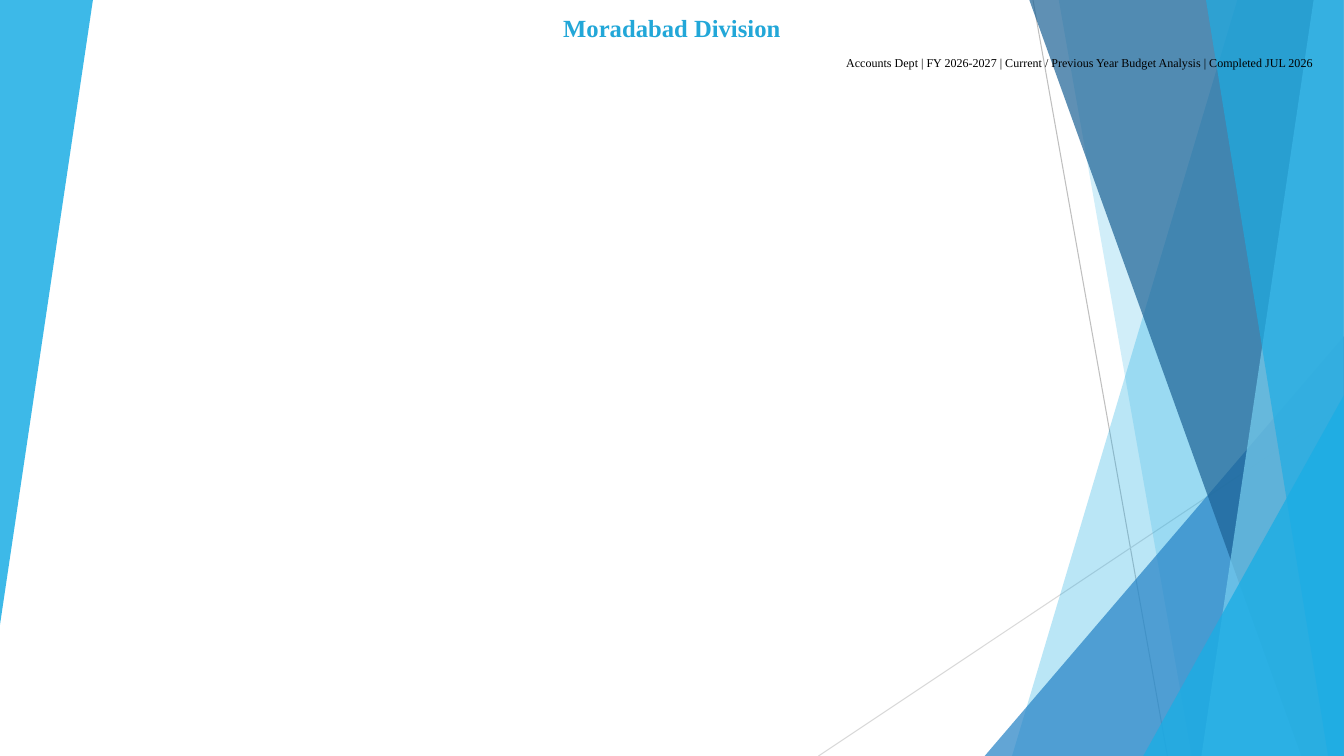
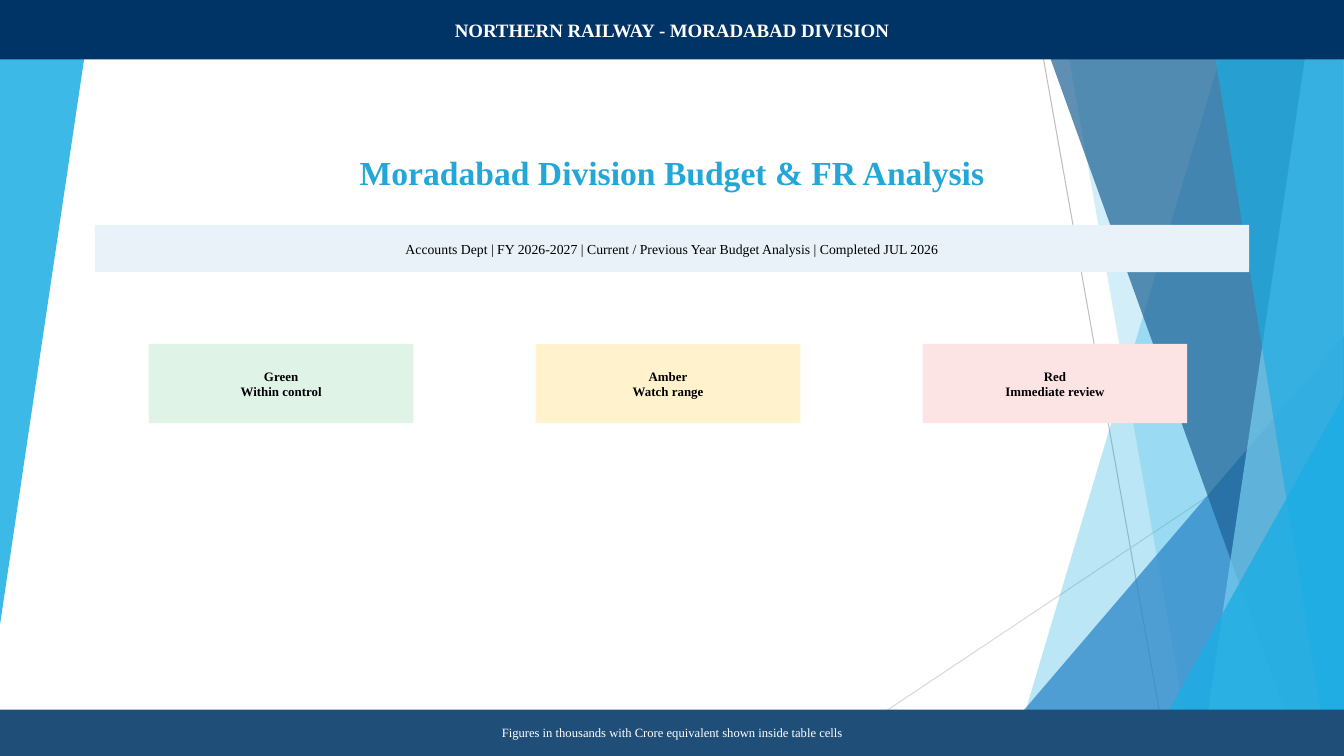
Before and after one commit to girishtiwari007/MB-BUDGET, a slide deck: slide 1 of exports/Moradabad_Division_Current_Year_Budget_Analysis.pptx. Drawn at 1344x756 pixels with LibreOffice and Linux fonts; fonts in the diff are those of the drawing. Boxes give left, top, right and bottom in pixels: in the first picture for what was removed or moved away, otherwise in the second. Text is boxed around its words. In the diff, an @@ line names an element or a change of style, - is before the commit and + after.

```diff
--- a/exports/Moradabad_Division_Current_Year_Budget_Analysis.pptx
+++ b/exports/Moradabad_Division_Current_Year_Budget_Analysis.pptx
@@ rectangle "NORTHERN RAILWAY - MORADABAD DIVISION": place and size @@
-rectangle "NORTHERN RAILWAY - MORADABAD DIVISION" at (563,20,780,38)
+rectangle "NORTHERN RAILWAY - MORADABAD DIVISION" at (0,0,1344,59)
@@ rectangle "NORTHERN RAILWAY - MORADABAD DIVISION" at (0,0,1344,59): fill none to #003366 @@
@@ text in rectangle at (455,24,889,38): text changed; size 17.6 to 13.5 pt; text colour #22A7D8 to #FFFFFF @@
-Moradabad Division
+NORTHERN RAILWAY - MORADABAD DIVISION
@@ text at (360,161,984,191): text changed; size 8.6 to 24 pt; text colour #000000 to #22A7D8; bold on @@
-Accounts Dept | FY 2026-2027 | Current / Previous Year Budget Analysis | Completed JUL 2026
+Moradabad Division Budget & FR Analysis
@@ rectangle added at (95,225,1249,272), fill #E8F2F8, 9.8 pt, text #000000 @@
+Accounts Dept | FY 2026-2027 | Current / Previous Year Budget Analysis | Completed JUL 2026
@@ rectangle added at (149,344,413,423), fill #DFF3E7, 9.2 pt, text #000000, bold @@
+Green
+Within control
@@ rectangle added at (535,344,800,423), fill #FFF2CC, 9.2 pt, text #000000, bold @@
+Amber
+Watch range
@@ rectangle added at (923,344,1187,423), fill #FCE4E4, 9.2 pt, text #000000, bold @@
+Red
+Immediate review
@@ rectangle added at (0,710,1344,756), fill #1F4E79, 9 pt, text #FFFFFF @@
+Figures in thousands with Crore equivalent shown inside table cells
```
Also in this commit, not shown: 12 other slides changed, 5 other files.
